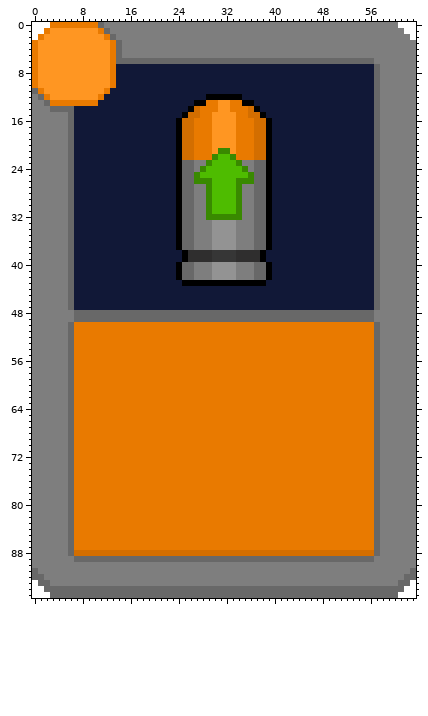
Sprite sheet, stored at gamejam24/cards/normal/card3.png. Above: the version before the commit.
The file is 64x96 pixels. Colours within 5 levels of each other are drawn and written as one.
Now the later version:
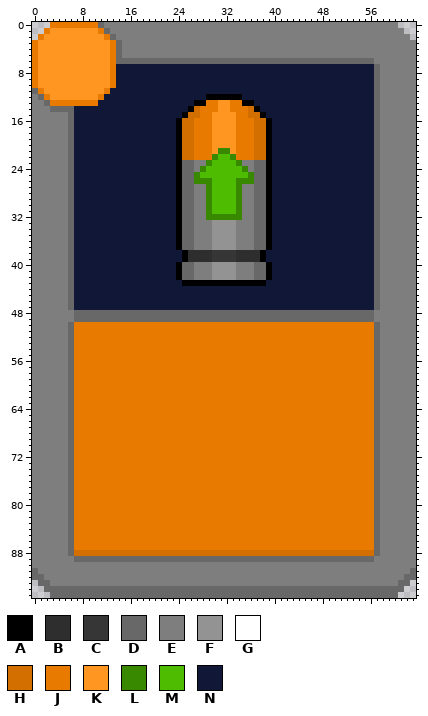
Palette (. is transparent): A #000000  B #2f2e2e  C #363636  D #686868  E #7e7e7e  F #939393  G #ffffff  H #d36e00  J #e97a00  K #ff9622  L #398900  M #4ebc00  N #111837
From old to new:
Changed rows in their new state; - is an unchanged pixel.
first column x 0:
 0 ...----------------------------------------------------------...
 1 ..------------------------------------------------------------..
 2 .--------------------------------------------------------------.
first column x 0:
93 .--------------------------------------------------------------.
94 ..------------------------------------------------------------..
95 ...----------------------------------------------------------...
Boxes around the changes in both pictures, in picture pixels (x1, y1, x2, y2):
erased: (32, 22, 50, 40)
erased: (398, 22, 416, 40)
erased: (32, 580, 50, 598)
erased: (398, 580, 416, 598)
